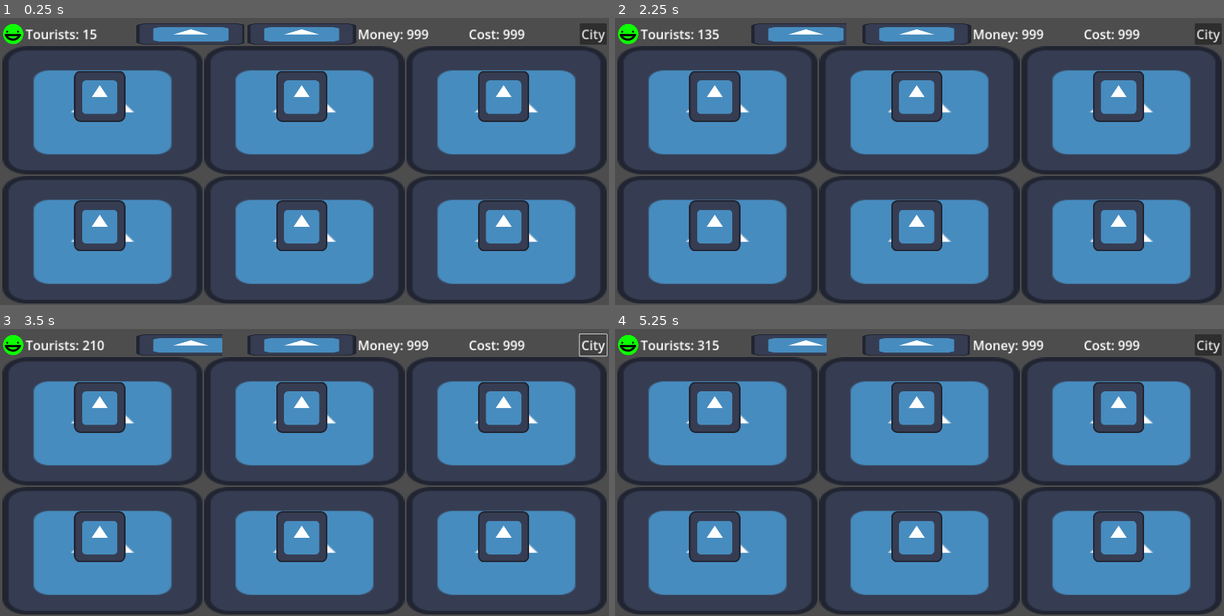
Above: before the commit, frames 1-4 (two rows, left to right).
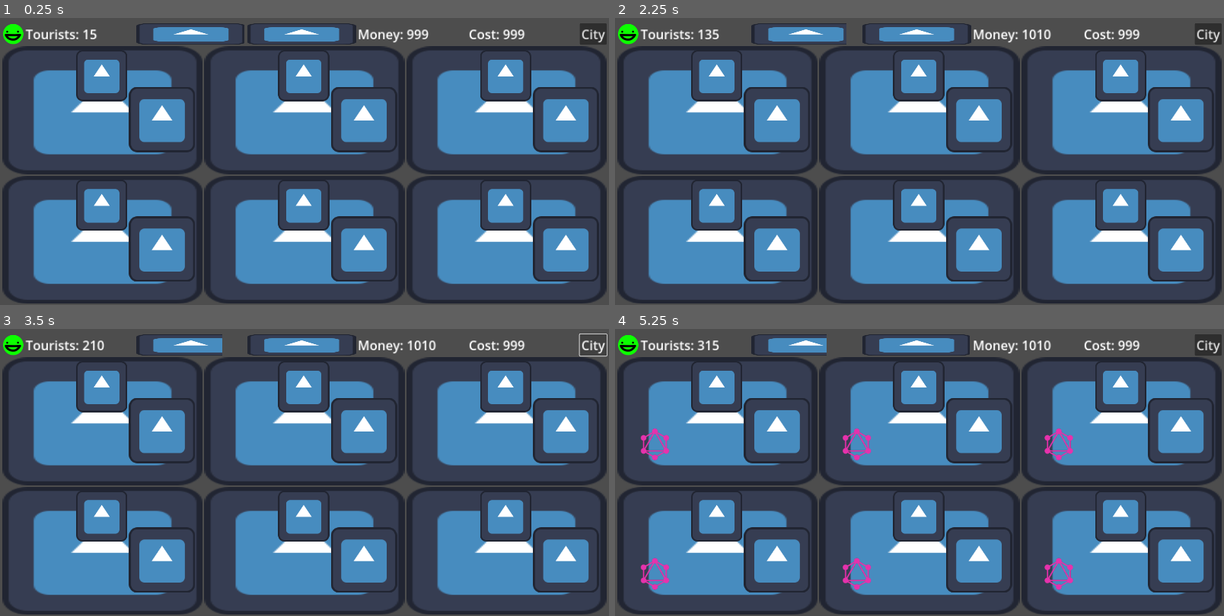
Above: after the commit, the same moments.

Repository: daniel-macias/energy-game
Game: Godot game, scene res://scenes/game.tscn
Same seed, same stepped clock (60 frames per second), same inputs: the game is played once before the commit and once after it. The engine's default icon, where the game draws it, is replaced by a stand-in: a white triangle on a blue panel in a dark square.
Inputs (mouse positions are in pixels of both pictures, inside the frame that each line leads up to):
- Up to frame 1 (0.25 s): no input
- Up to frame 2 (2.25 s): click (712, 95) at 0.52 s; click (718, 75) at 1.27 s; click (779, 118) at 2.02 s
- Up to frame 3 (3.5 s): click "City" at 2.75 s
- Up to frame 4 (5.25 s): click "City" at 3.5 s; click (712, 406) at 4.27 s; click (718, 386) at 5.02 s

The runs differ from the first frame. In frame 1, 16% of the frame differs, in the area x 12-99%, y 11-92%; in frame 2, 17%; in frame 3, 17%; in frame 4, 18%, in the area x 4-99%, y 3-92%.

Commit message:
added notificacion and clicker, random not really random

Diff:
--- a/scenes/room.tscn
+++ b/scenes/room.tscn
@@ -1,6 +1,8 @@
-[gd_scene load_steps=2 format=3 uid="uid://m20qguwbdhdt"]
+[gd_scene load_steps=4 format=3 uid="uid://m20qguwbdhdt"]
 
 [ext_resource type="Texture2D" uid="uid://bpbnk8p61xp2l" path="res://icon.svg" id="1_4sh66"]
+[ext_resource type="Script" path="res://scripts/Room.gd" id="1_xqrcf"]
+[ext_resource type="Texture2D" uid="uid://bjcmyhwx6rxme" path="res://test.png" id="2_wbds3"]
 
 [node name="Control" type="Control"]
 custom_minimum_size = Vector2(500, 320)
@@ -8,6 +10,7 @@
 anchors_preset = 0
 offset_right = 500.0
 offset_bottom = 281.0
+script = ExtResource("1_xqrcf")
 
 [node name="TextureRect" type="TextureRect" parent="."]
 layout_mode = 0
@@ -15,15 +18,15 @@
 offset_bottom = 320.0
 texture = ExtResource("1_4sh66")
 
-[node name="TextureButton" type="TextureButton" parent="."]
+[node name="Computer" type="TextureButton" parent="."]
 layout_mode = 1
 anchors_preset = -1
 anchor_right = 1.0
 anchor_bottom = 0.869
-offset_left = 179.0
-offset_top = 61.0
-offset_right = -193.0
-offset_bottom = -95.163
+offset_left = 184.0
+offset_top = 9.0
+offset_right = -188.0
+offset_bottom = -141.08
 texture_normal = ExtResource("1_4sh66")
 
 [node name="Panel" type="Panel" parent="."]
@@ -40,3 +43,20 @@
 [node name="Button" type="Button" parent="Panel/GridContainer"]
 layout_mode = 2
 text = "Temp"
+
+[node name="Notification" type="TextureButton" parent="."]
+offset_left = 53.0
+offset_top = 177.0
+offset_right = 134.0
+offset_bottom = 258.0
+texture_normal = ExtResource("2_wbds3")
+stretch_mode = 0
+
+[node name="Clicker" type="TextureButton" parent="."]
+layout_mode = 0
+offset_left = 316.0
+offset_top = 101.0
+offset_right = 481.0
+offset_bottom = 265.0
+texture_normal = ExtResource("1_4sh66")
+stretch_mode = 0
--- a/scripts/GameManager.gd
+++ b/scripts/GameManager.gd
@@ -34,6 +34,7 @@
 func _ready():
 	load_game()
 	set_process(true)  # Enable _process() to make updates over time
+
 
 # Update functions
 func update_happiness(value):
--- /dev/null
+++ b/scripts/Room.gd
@@ -0,0 +1,42 @@
+extends Control
+
+# Parameters for the room instance
+@export var notification_interval = 5.0  # Base time interval in seconds for the notification to show up
+@export var notification_interval_randomness = 2.0  # Random factor to add variability
+@export var notification_reward = 50  # Reward when clicking the notification
+@export var clicker_reward = 10  # Reward when clicking the Clicker button
+
+# Node references
+@onready var notification_button = $Notification
+@onready var clicker_button = $Clicker
+
+# To track the time for notifications
+var notification_timer = 0.0
+var notification_time_target = 0.0
+
+func _ready():
+	# Hide the notification button at the start
+	notification_button.visible = false
+	# Randomize the initial notification timer
+	notification_time_target = notification_interval + randf() * notification_interval_randomness
+	# Connect signals using the updated Godot 4 syntax
+	notification_button.pressed.connect(_on_Notification_pressed)
+	clicker_button.pressed.connect(_on_Clicker_pressed)
+	set_process(true)
+
+# Function to handle the Clicker button press
+func _on_Clicker_pressed():
+	get_parent().get_parent().get_parent().update_money(clicker_reward)
+
+# Function to handle the Notification button press
+func _on_Notification_pressed():
+	get_parent().get_parent().get_parent().update_money(notification_reward)
+	notification_button.visible = false  # Hide the notification again
+	notification_time_target = notification_interval + randf() * notification_interval_randomness
+
+# Update the room every frame
+func _process(delta):
+	notification_timer += delta
+	if notification_timer >= notification_interval:
+		notification_button.visible = true
+		notification_timer = 0.0  # Reset the timer
